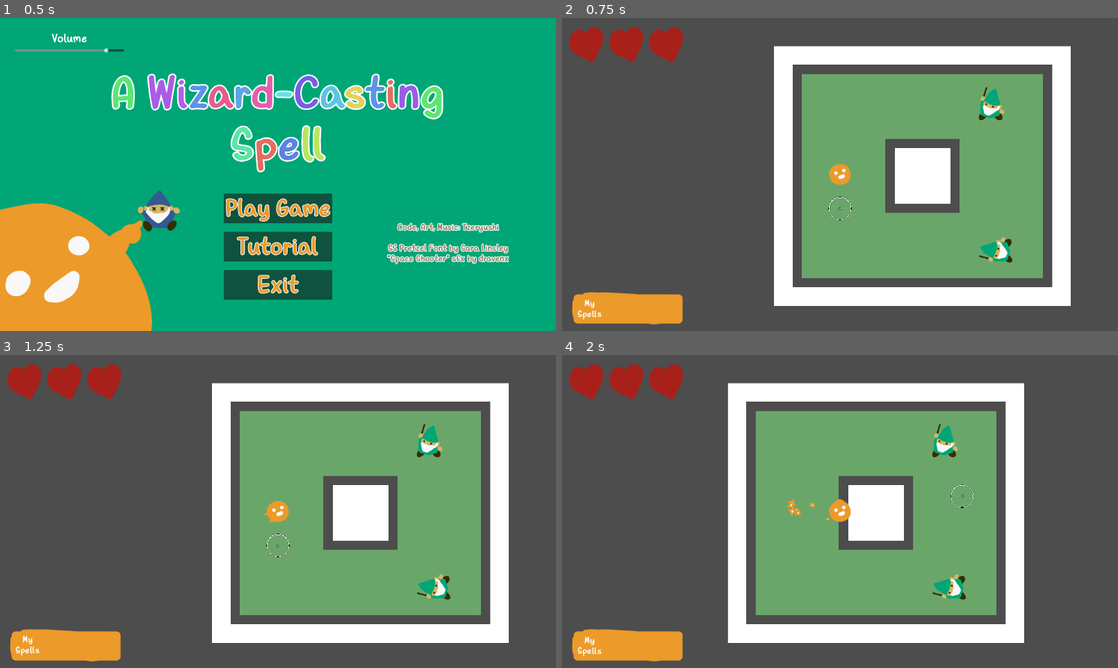
Above: before the commit, frames 1-4 (two rows, left to right).
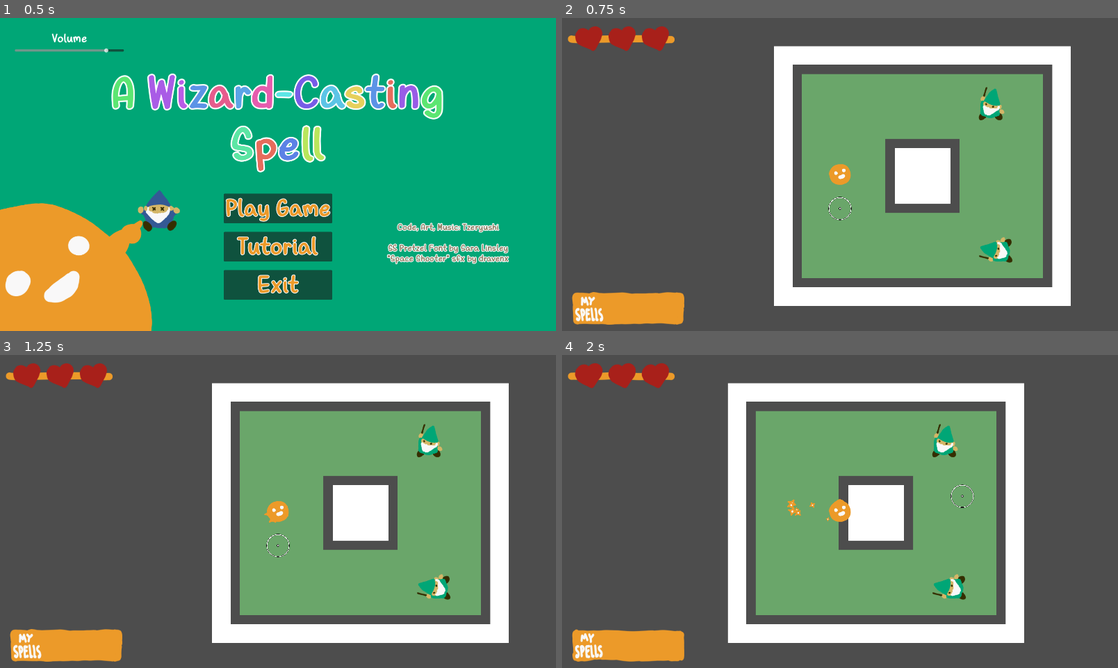
Above: after the commit, the same moments.

Repository: Tzeryushi/A-Wizard-Casting-Spell
Game: Godot game, scene res://Scenes/MainMenu.tscn
Two runs of this game, one before a commit and one after it. Both use one fixed random seed, a clock stepped at 60 frames per second and the inputs below.
Inputs (mouse positions are in pixels of both pictures, inside the frame that each line leads up to):
- Up to frame 1 (0.5 s): no input
- Up to frame 2 (0.75 s): click "Play Game" at 0.5 s
- Up to frame 3 (1.25 s): no input
- Up to frame 4 (2 s): move the mouse to (962, 495) at 1.27 s; hold D (move_right) from 1.28 s (still down); tap Space (flip) at 1.35 s

Frame 1 is identical in both runs. In frame 2, 1.5% of the frame differs, in the area x 1-22%, y 2-98%; in frame 3, 1.5%; in frame 4, 1.5%.

Commit message:
HUD update

Diff:
--- a/Assets/Actors/Player/Player.tscn
+++ b/Assets/Actors/Player/Player.tscn
@@ -115,6 +115,7 @@
 script = ExtResource("1_yuspw")
 _spell_list = ExtResource("2_f8kle")
 _enemy_arrow_scene = ExtResource("3_j7uh3")
+_max_spells = 3
 _ouchie_index = Array[String](["Oof!", "Ouchie!", "Ugh!", "Oofie!", "No fair!", "Guh!", "Dagnabbit!", "Phoo!", "Shucks!", "Jebus!", "Woah!", "Ack!", "That's no good!", "Skill issue!", "Arrrgh!", "Oofers!", "Oh no!"])
 animation_node = NodePath("Animations")
 state_manager_node = NodePath("StateManager")
--- /dev/null
+++ b/Assets/HUD/OtherElements/Heart.tres
@@ -0,0 +1,14 @@
+[gd_resource type="AnimatedTexture" load_steps=4 format=3 uid="uid://cgxp7wo1wtbre"]
+
+[ext_resource type="Texture2D" uid="uid://chumdst2bfukw" path="res://Assets/HUD/OtherElements/Heart1.PNG" id="1_8mn2o"]
+[ext_resource type="Texture2D" uid="uid://b2n81rr4dl3f2" path="res://Assets/HUD/OtherElements/Heart2.PNG" id="2_a1px3"]
+[ext_resource type="Texture2D" uid="uid://cre0tx4oli2wj" path="res://Assets/HUD/OtherElements/Heart3.PNG" id="3_um27f"]
+
+[resource]
+frames = 3
+frame_0/texture = ExtResource("1_8mn2o")
+frame_0/duration = 0.2
+frame_1/texture = ExtResource("2_a1px3")
+frame_1/duration = 0.2
+frame_2/texture = ExtResource("3_um27f")
+frame_2/duration = 0.2
--- a/Assets/HUD/OtherElements/Heart.tscn
+++ b/Assets/HUD/OtherElements/Heart.tscn
@@ -1,6 +1,8 @@
 [gd_scene load_steps=2 format=3 uid="uid://bdnm0yed5p1hk"]
 
-[ext_resource type="Texture2D" uid="uid://qqpmoejnaegm" path="res://Art/GUI/Heart.PNG" id="1_q5gys"]
+[ext_resource type="Texture2D" uid="uid://cgxp7wo1wtbre" path="res://Assets/HUD/OtherElements/Heart.tres" id="1_2qs2n"]
 
 [node name="Heart" type="TextureRect"]
-texture = ExtResource("1_q5gys")
+offset_right = 95.0
+offset_bottom = 85.0
+texture = ExtResource("1_2qs2n")
--- /dev/null
+++ b/Assets/HUD/OtherElements/HeartBar.tscn
@@ -0,0 +1,8 @@
+[gd_scene load_steps=2 format=3 uid="uid://c0s2sukkibcgn"]
+
+[ext_resource type="Texture2D" uid="uid://dppnsxlv5e85u" path="res://Assets/HUD/OtherElements/HeartLine.tres" id="1_im5q7"]
+
+[node name="HeartBar" type="TextureRect"]
+offset_right = 366.0
+offset_bottom = 29.0
+texture = ExtResource("1_im5q7")
--- /dev/null
+++ b/Assets/HUD/OtherElements/HeartLine.tres
@@ -0,0 +1,14 @@
+[gd_resource type="AnimatedTexture" load_steps=4 format=3 uid="uid://dppnsxlv5e85u"]
+
+[ext_resource type="Texture2D" uid="uid://blwqq3u7u1i32" path="res://Assets/HUD/OtherElements/HeartLine1.PNG" id="1_j0roq"]
+[ext_resource type="Texture2D" uid="uid://d0tn2becgeyci" path="res://Assets/HUD/OtherElements/HeartLine2.PNG" id="2_2elrk"]
+[ext_resource type="Texture2D" uid="uid://dsjniig1svr5d" path="res://Assets/HUD/OtherElements/HeartLine3.PNG" id="3_wwfg3"]
+
+[resource]
+frames = 3
+frame_0/texture = ExtResource("1_j0roq")
+frame_0/duration = 0.2
+frame_1/texture = ExtResource("2_2elrk")
+frame_1/duration = 0.2
+frame_2/texture = ExtResource("3_wwfg3")
+frame_2/duration = 0.2
--- a/Assets/HUD/hud.tscn
+++ b/Assets/HUD/hud.tscn
@@ -1,12 +1,24 @@
-[gd_scene load_steps=8 format=3 uid="uid://dmyn7qvgjvqhg"]
+[gd_scene load_steps=12 format=3 uid="uid://dmyn7qvgjvqhg"]
 
-[ext_resource type="Texture2D" uid="uid://g6mw54yrtfu6" path="res://Art/GUI/Spells.PNG" id="1_1gw62"]
 [ext_resource type="Script" path="res://Assets/HUD/SpellHolder.gd" id="1_v2pjl"]
 [ext_resource type="Script" path="res://Assets/HUD/HUD.gd" id="1_xyp78"]
 [ext_resource type="FontFile" uid="uid://b80jfixxknyn3" path="res://Art/Fonts/SS Pretzel Bold.otf" id="2_m0tpc"]
 [ext_resource type="Resource" uid="uid://bkeyu2gl4l2r2" path="res://Assets/HUD/DeadWizardStorage/WizardImageRef.tres" id="3_e4q3i"]
+[ext_resource type="Texture2D" uid="uid://cxgyuq0pr02fk" path="res://Assets/HUD/DeadWizardStorage/SpellBox1.PNG" id="4_ie1aj"]
 [ext_resource type="PackedScene" uid="uid://bdnm0yed5p1hk" path="res://Assets/HUD/OtherElements/Heart.tscn" id="4_utwvg"]
+[ext_resource type="Texture2D" uid="uid://d0yqbt2rvlkko" path="res://Assets/HUD/DeadWizardStorage/SpellBox2.PNG" id="5_lqqfk"]
+[ext_resource type="Texture2D" uid="uid://r5c7augmw26i" path="res://Assets/HUD/DeadWizardStorage/SpellBox3.PNG" id="6_abul1"]
 [ext_resource type="Script" path="res://Assets/HUD/HeartHolder.gd" id="6_fflw6"]
+[ext_resource type="PackedScene" uid="uid://c0s2sukkibcgn" path="res://Assets/HUD/OtherElements/HeartBar.tscn" id="10_mvyw5"]
+
+[sub_resource type="AnimatedTexture" id="AnimatedTexture_bl042"]
+frames = 3
+frame_0/texture = ExtResource("4_ie1aj")
+frame_0/duration = 0.2
+frame_1/texture = ExtResource("5_lqqfk")
+frame_1/duration = 0.2
+frame_2/texture = ExtResource("6_abul1")
+frame_2/duration = 0.2
 
 [node name="HUD" type="CanvasLayer"]
 script = ExtResource("1_xyp78")
@@ -37,12 +49,13 @@
 layout_mode = 2
 offset_left = 35.0
 offset_top = -47.0
-offset_right = 417.0
+offset_right = 418.0
 offset_bottom = 65.0
 mouse_filter = 2
-texture = ExtResource("1_1gw62")
+texture = SubResource("AnimatedTexture_bl042")
 
 [node name="RichTextLabel" type="RichTextLabel" parent="Full HUD/SpellHolder/Storage"]
+visible = false
 layout_mode = 0
 offset_left = -9.0
 offset_top = 19.0
@@ -58,27 +71,35 @@
 
 [node name="DeadWizardHolding" type="HBoxContainer" parent="Full HUD/SpellHolder/Storage"]
 layout_mode = 0
-offset_left = 102.0
+offset_left = 120.0
 offset_top = -30.0
-offset_right = 376.0
+offset_right = 395.0
 offset_bottom = 156.0
 mouse_filter = 2
 
 [node name="HeartHolder" type="Control" parent="Full HUD"]
 anchors_preset = 0
-offset_left = 25.0
-offset_top = 31.0
-offset_right = 518.0
-offset_bottom = 153.0
+offset_left = 45.0
+offset_top = 28.0
+offset_right = 538.0
+offset_bottom = 150.0
 mouse_filter = 2
 script = ExtResource("6_fflw6")
 heart_scene = ExtResource("4_utwvg")
+
+[node name="HeartBar" parent="Full HUD/HeartHolder" instance=ExtResource("10_mvyw5")]
+layout_mode = 0
+offset_left = -25.0
+offset_top = 31.0
+offset_right = 345.0
+offset_bottom = 60.0
 
 [node name="HBoxContainer" type="HBoxContainer" parent="Full HUD/HeartHolder"]
 layout_mode = 1
 anchors_preset = 15
 anchor_right = 1.0
 anchor_bottom = 1.0
+offset_bottom = -36.0
 grow_horizontal = 2
 grow_vertical = 2
 mouse_filter = 2
--- a/Scenes/TestScene.tscn
+++ b/Scenes/TestScene.tscn
@@ -19,6 +19,9 @@
 position = Vector2(1099, 434)
 
 [node name="GreenWizard" parent="." instance=ExtResource("6_cayom")]
-position = Vector2(790, -88)
+position = Vector2(110, 677)
 
 [node name="HUD" parent="." instance=ExtResource("7_rxkmq")]
+
+[node name="GreenWizard2" parent="." instance=ExtResource("6_cayom")]
+position = Vector2(1849, 438)
Binary file added: Art/wizardingspellart/BlueBlub.PNG
Not shown, changed: Art/wizardingspellart/BlueBlub.PNG.import
Binary file added: Art/wizardingspellart/GreenBlub.PNG
Not shown, changed: Art/wizardingspellart/GreenBlub.PNG.import
Binary file added: Art/wizardingspellart/RedBlub.PNG
Not shown, added: Art/wizardingspellart/RedBlub.PNG.import
Binary file added: Art/wizardingspellart/WarpParticle.PNG
Not shown, added: Art/wizardingspellart/WarpParticle.PNG.import
Binary file added: Assets/Actors/Enemy/RedWizard/RedWizard0001.png
Not shown, added: Assets/Actors/Enemy/RedWizard/RedWizard0001.png.import
Binary file added: Assets/Actors/Enemy/RedWizard/RedWizard0002.png
Not shown, added: Assets/Actors/Enemy/RedWizard/RedWizard0002.png.import
(and 28 more such lines)
